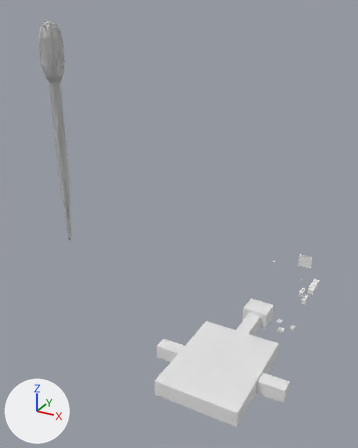
Two versions of the Blender file Lab Layout/Lab Layout.blend, one commit apart.
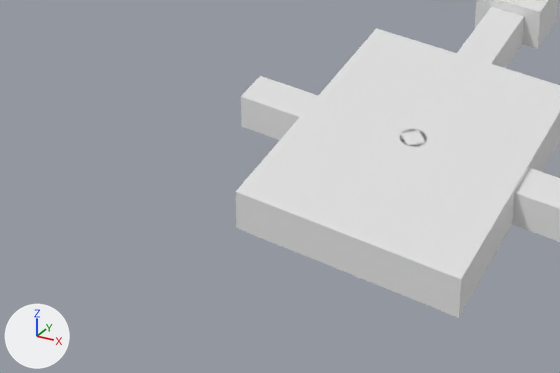
Old and new are each drawn whole from a 50 mm camera at (57.6, -135.8, 123.0) aimed at (-14.5, -4.8, 57.5) and again close up on the part from 19% to 76% of the width and 69% to 100% of the height. Arrows for +X, +Y and +Z are at lower left; the lights stay in place.

In view in the first close-up: 'Lab'.
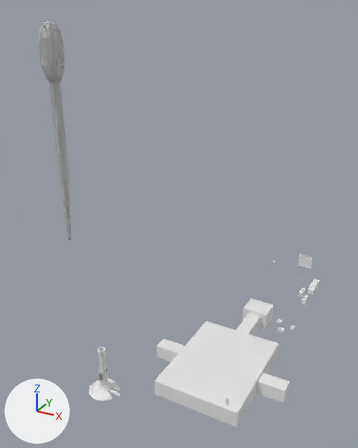
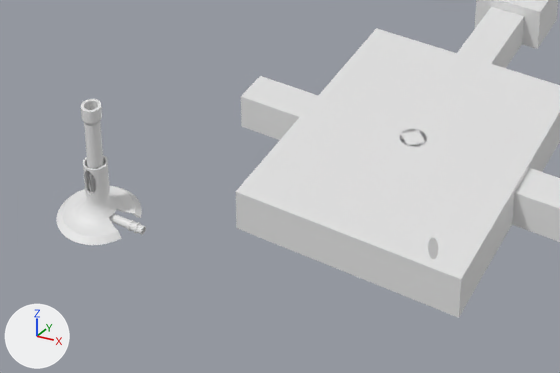
Scene script edits in JSON lines:
```json
{"op": "add", "block": "me_cylinder_004", "code": ["me_cylinder_004 = bpy.data.meshes.new('Cylinder.004')", "me_cylinder_004.from_pydata(...)  # 1668 vertices, 1505 faces, 1 loose edge; spans x -4.15..5.27, y -4.15..4.15, z -1.2..12.14"]}
{"op": "add", "block": "me_circle", "code": ["me_circle = bpy.data.meshes.new('Circle')", "me_circle.from_pydata(...)  # 32 vertices, 1 face; spans x 4.01..5.15, y -18.49, z 2.84..5.75"]}
{"op": "add", "block": "ob_bunsenburner_001", "code": ["ob_bunsenburner_001 = bpy.data.objects.new('BunsenBurner.001', me_cylinder_004)", "ob_bunsenburner_001.location = (-9.8, -54.5, 30.4)"]}
{"op": "add", "block": "ob_circle", "code": ["ob_circle = bpy.data.objects.new('Circle', me_circle)", "ob_circle.location = (12.8, -16.2, 16.8)"]}
```

Where the change shows, as pixel boxes (x1, y1, x2, y2) in the close-ups (560 x 373 px):
```json
{"object": "BunsenBurner.001", "change": "added", "after": [57, 99, 146, 245]}
{"object": "Circle", "change": "added", "after": [428, 237, 438, 259]}
```
